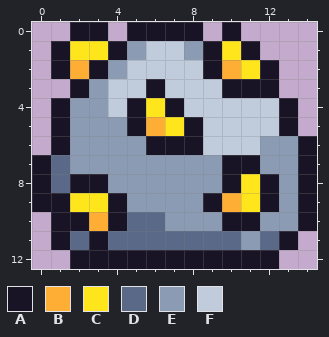
Two states of a pixel-art sprite, assets/sprites/png/terrain/obstacles/night/meteor.png. That is the earlier state.
The file is 15x13 pixels.
Palette (. is transparent): A #181425  B #feae34  C #ffe61c  D #5a6988  E #8b9bb4  F #c0cbdc
Pixels before, first column x 0:
 0 ..AA.AAAA.A....
 1 .ACCAEFFEACA...
 2 .ABAEFFFFABCA..
 3 ..AEFFAFFFAAA..
 4 .AEEFACAFFFFFA.
 5 .AEEEABCAFFFFA.
 6 .AEEEEAAAFFFEEA
 7 ADEEEEEEEEAAEEA
 8 ADAAEEEEEEACAEA
 9 AACCAEEEEABCAEA
10 .AABADDEEEAAEEA
11 .ADADDDDDDDEDA.
12 ..AAAAAAAAAAA..
After the commit:
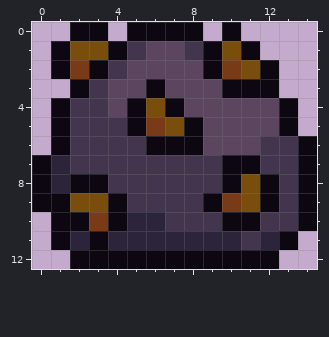
What changed:
colour A: #181425 -> #0c0710
colour B: #feae34 -> #793b17
colour C: #ffe61c -> #794e0d
colour D: #5a6988 -> #2b243b
colour E: #8b9bb4 -> #43354e
colour F: #c0cbdc -> #5b455f
Pixel boxes of the changes (left, top, right, bottom) in both pictures:
changed: (32, 22, 317, 269)
